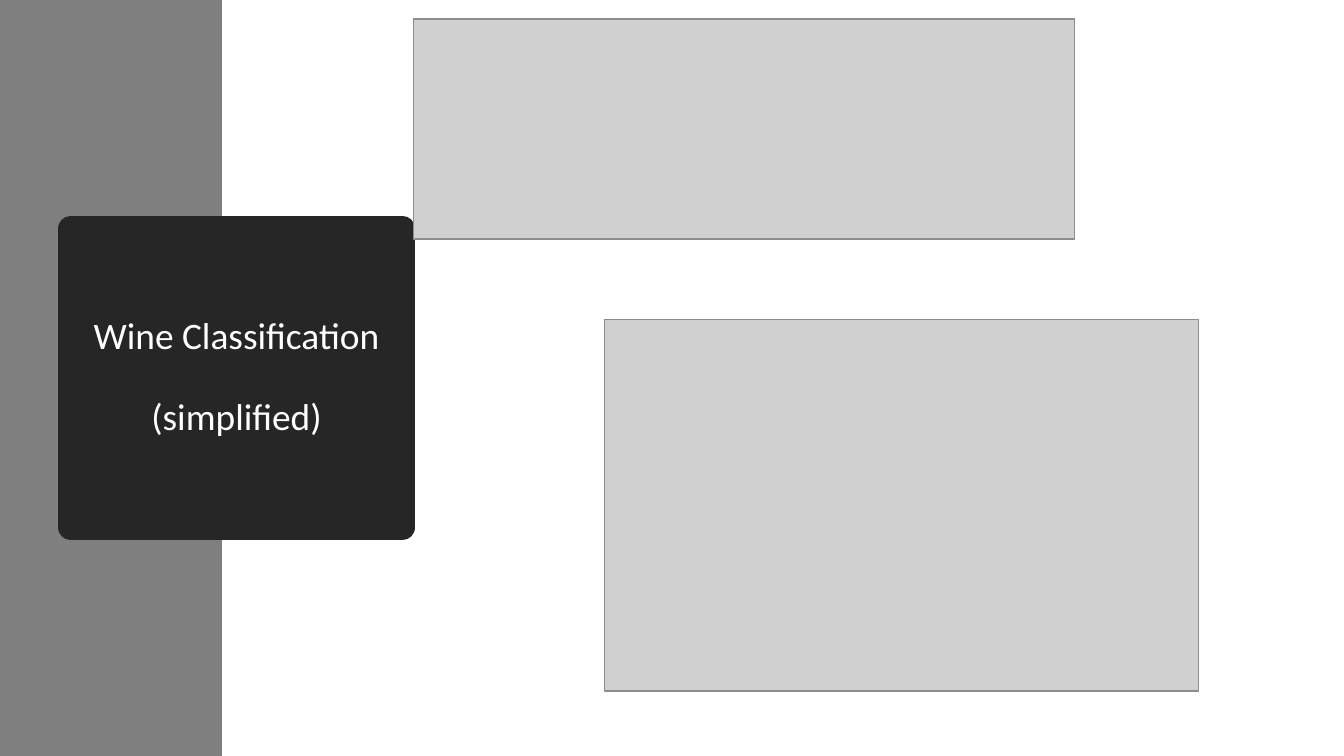
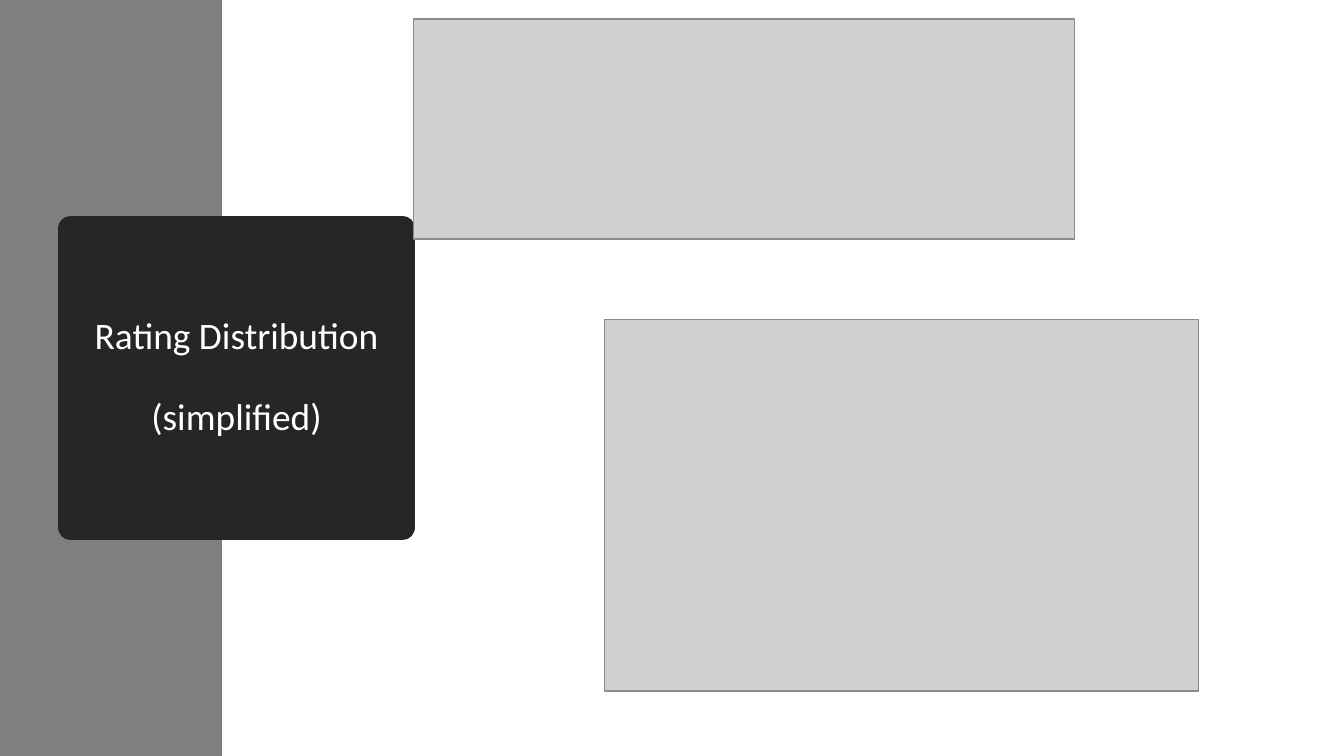
Before and after one commit to tuyetnguyen56/FINAL_PROJECT, a slide deck: slide 5 of Fabio/Wines Across the World.pptx. Drawn at 1344x756 pixels with LibreOffice and Linux fonts; fonts in the diff are those of the drawing; grey boxes stand for pictures. Boxes give left, top, right and bottom in pixels: in the first picture for what was removed or moved away, otherwise in the second. Text is boxed around its words. In the diff, an @@ line names an element or a change of style, - is before the commit and + after.

```diff
--- a/Fabio/Wines Across the World.pptx
+++ b/Fabio/Wines Across the World.pptx
@@ title at bbox=[95, 323, 378, 436]: text changed @@
-Wine Classification
-(simplified)
+Rating Distribution
+(simplified)
```
Also in this commit, not shown: 4 other slides changed, 1 slide added, 1 slide removed.
